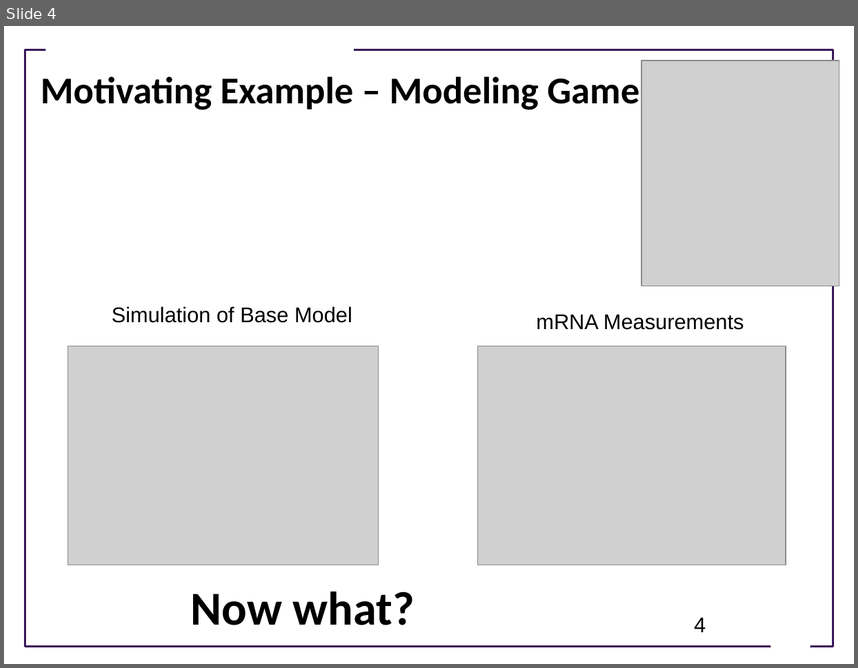
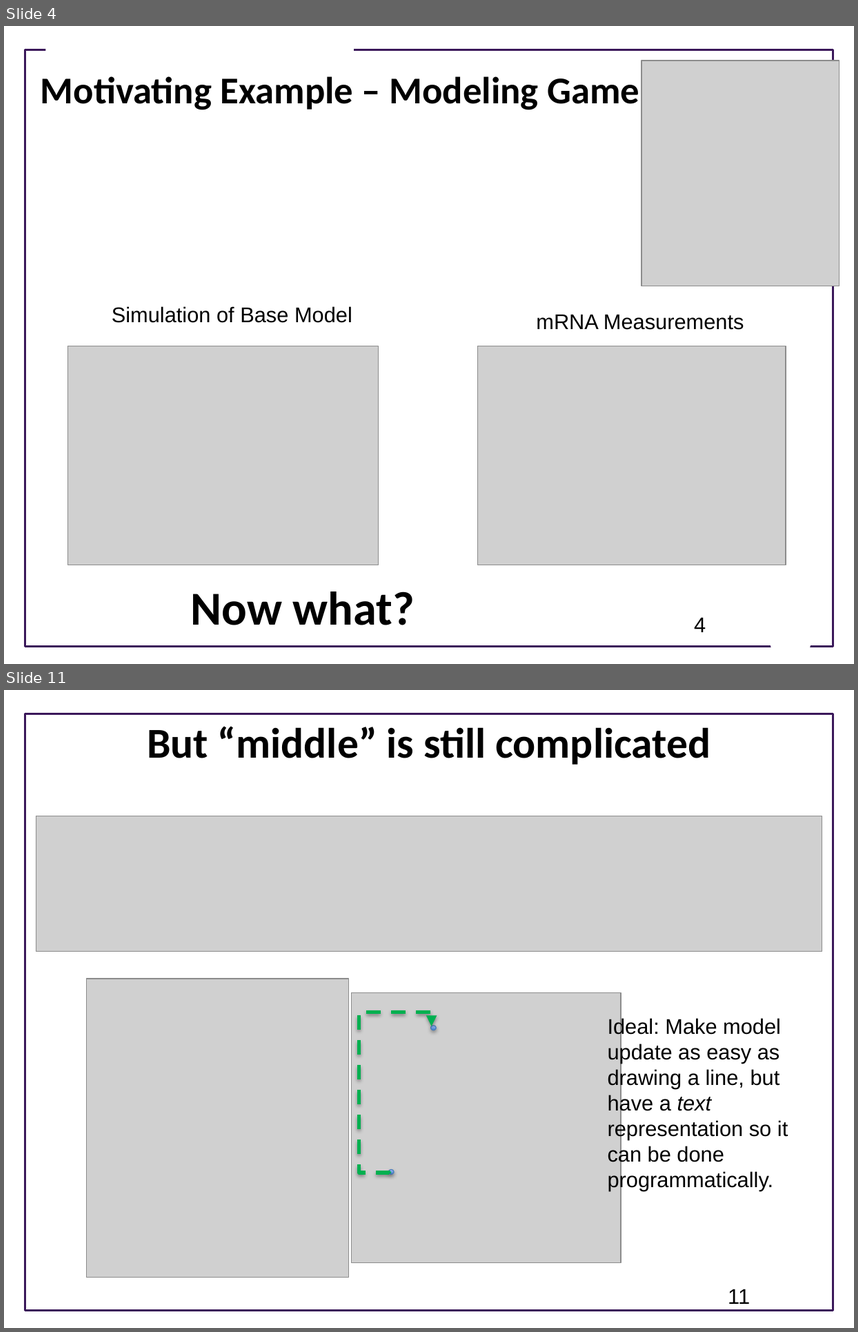
Before and after one commit to ModelEngineering/advancing-biomedical-models, a slide deck: lectures/lecture_17/Lecture_17_Generating_And_Using_Multiple_Models.pptx. Shown one above the other, each under a label of ours: slide 4 before the commit, slides 4 and 11 after it; the slides between them are not shown. The pictures are 858x668 and 858x1332 pixels, drawn with LibreOffice and Linux fonts; fonts in the diff are those of the drawing; grey boxes stand for pictures; background and template pictures are left out. Boxes give left, top, right and bottom in pixels: in the first picture for what was removed or moved away, otherwise in the second. Text is boxed around its words. In the diff, an @@ line names an element or a change of style, - is before the commit and + after.

```diff
--- a/lectures/lecture_17/Lecture_17_Generating_And_Using_Multiple_Models.pptx
+++ b/lectures/lecture_17/Lecture_17_Generating_And_Using_Multiple_Models.pptx
@@ slide 11 added at box(4, 690, 854, 1328), background #FFFFFF; not listed: 1 template element that a slide beside it also shows @@
@@ title added at box(147, 726, 711, 765), 36 pt, text #000000, bold @@
+But “middle” is still complicated
@@ picture added at box(36, 816, 822, 951) @@
@@ picture added at box(87, 978, 348, 1276) @@
@@ group added at box(352, 993, 621, 1262): 2 ellipses, 1 picture, 1 elbow arrow @@
@@ text added at box(608, 1017, 788, 1191), 18 pt, text #000000 @@
+Ideal: Make model update as easy as drawing a line, but have a text representation so it can be done programmatically.
@@ page number added at box(728, 1288, 750, 1303), 18 pt, text #000000 @@
+11
```
Also in this commit, not shown: 3 slides changed, 15 other slides added, 1 slide removed, 1 other file.
